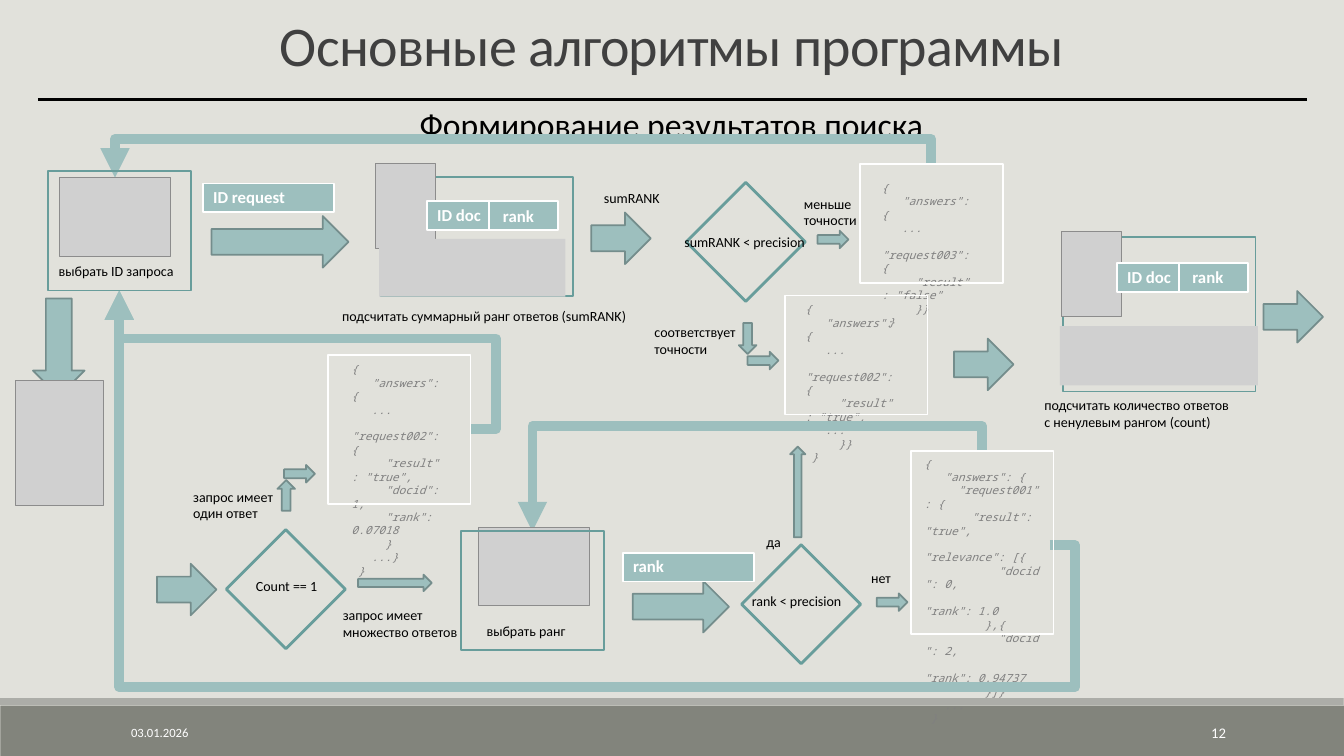
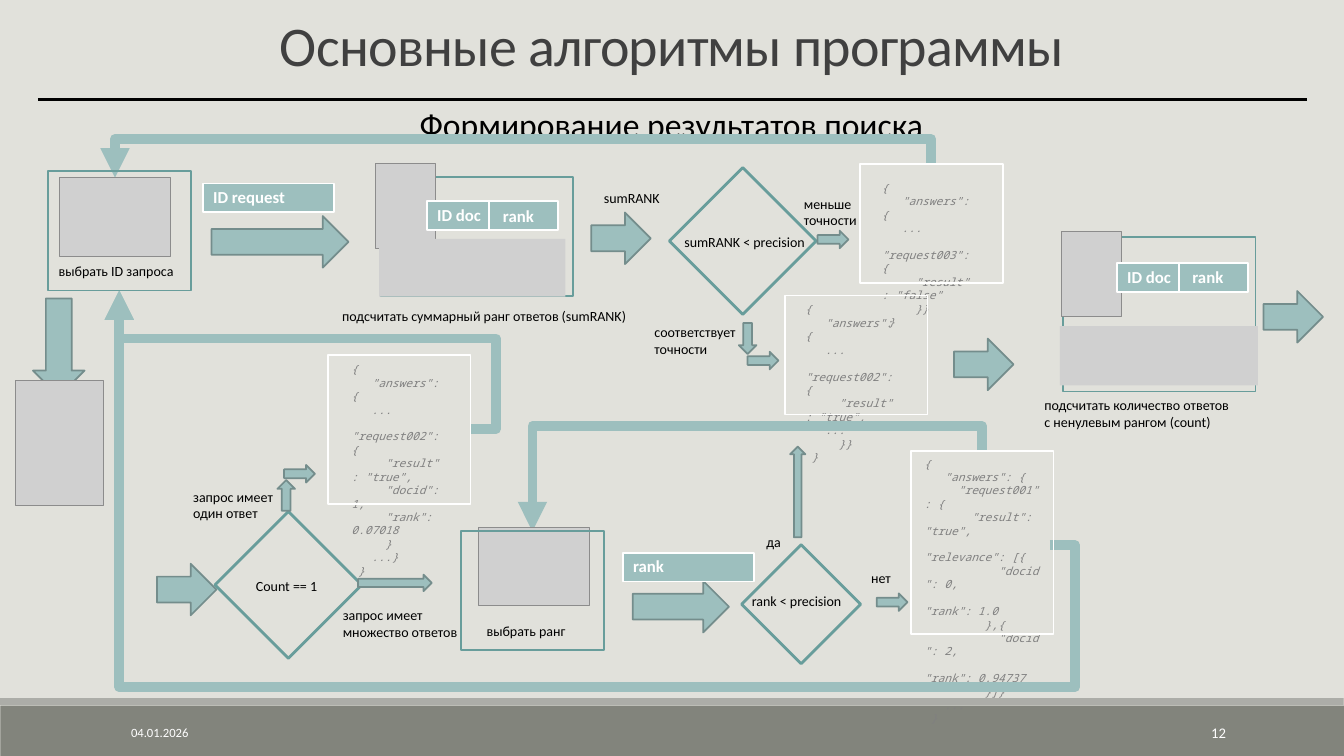
Before and after one commit to AVKazmirchuk/SearchEngine, a slide deck: slide 12 of presentation/защита [Автосохраненный].pptx. Drawn at 1344x756 pixels with LibreOffice and Linux fonts; fonts in the diff are those of the drawing; grey boxes stand for pictures. Boxes give left, top, right and bottom in pixels: in the first picture for what was removed or moved away, otherwise in the second. Text is boxed around its words. In the diff, an @@ line names an element or a change of style, - is before the commit and + after.

Commit message:
update presentation

```diff
--- a/presentation/защита [Автосохраненный].pptx
+++ b/presentation/защита [Автосохраненный].pptx
@@ diamond: place and size @@
-diamond at bbox=[687, 182, 806, 301]
+diamond at bbox=[669, 167, 817, 315]
@@ diamond: place and size @@
-diamond at bbox=[227, 529, 346, 648]
+diamond at bbox=[215, 511, 362, 658]
@@ text at bbox=[131, 728, 188, 737]: text changed @@
-03.01.2026
+04.01.2026
```
Also in this commit, not shown: 39 other slides changed, 4 other files.
